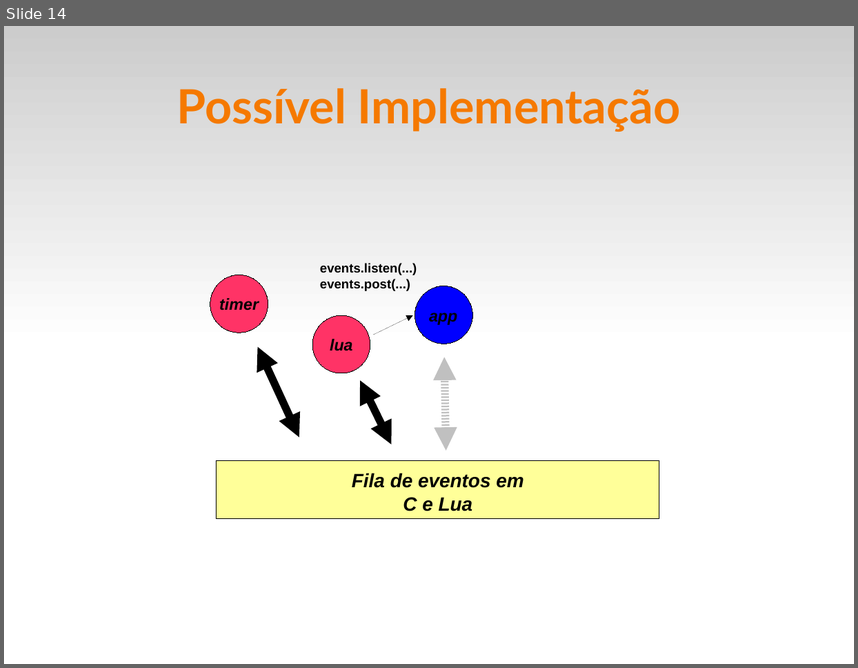
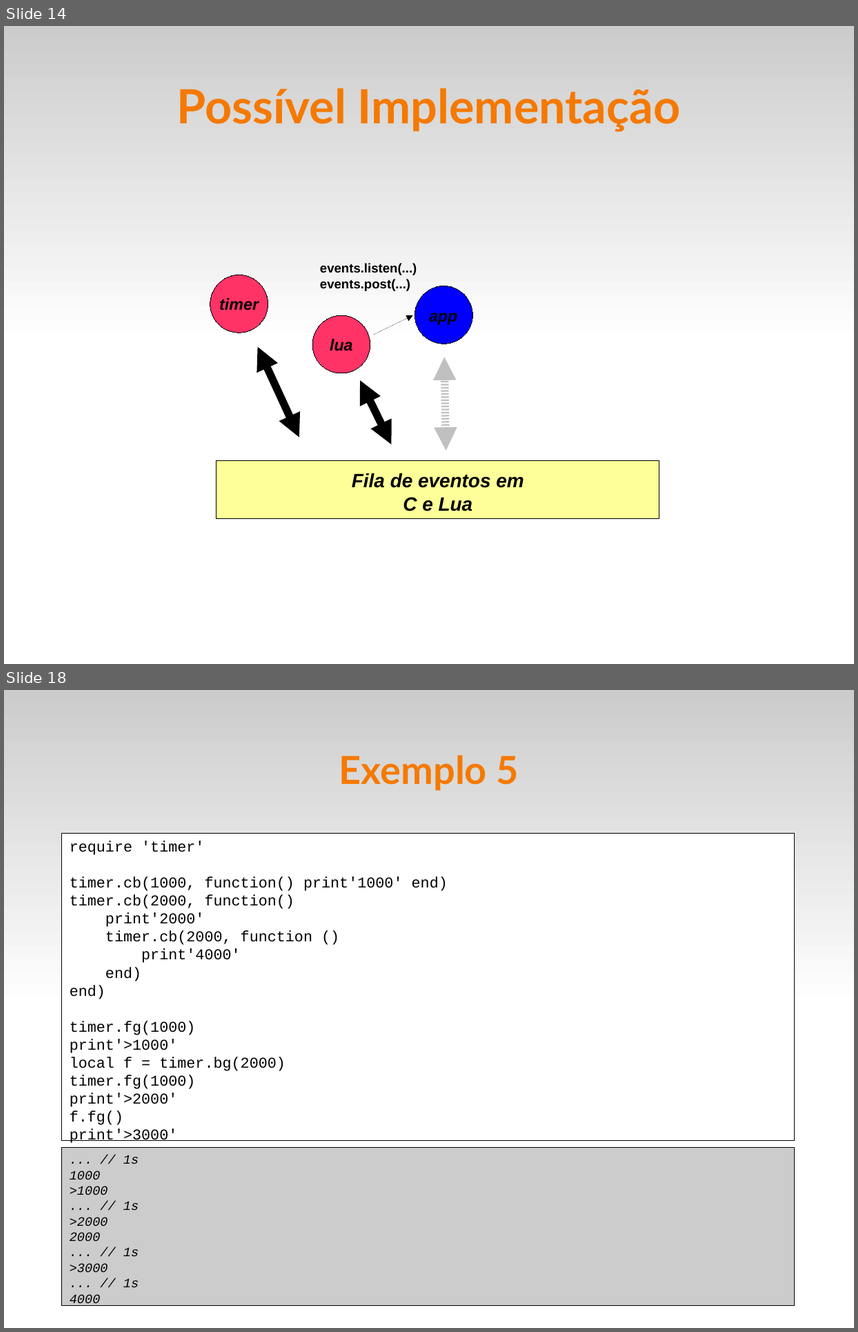
Before and after one commit to fsantanna/events, a slide deck: evt.odp. Shown one above the other, each under a label of ours: slide 14 before the commit, slides 14 and 18 after it; the slides between them are not shown. The pictures are 858x668 and 858x1332 pixels, drawn with LibreOffice and Linux fonts; fonts in the diff are those of the drawing. Boxes give left, top, right and bottom in pixels: in the first picture for what was removed or moved away, otherwise in the second. Text is boxed around its words. In the diff, an @@ line names an element or a change of style, - is before the commit and + after.

```diff
--- a/evt.odp
+++ b/evt.odp
@@ slide 18 added at [4, 690, 854, 1328], background #FFFFFF; not listed: 1 template element that a slide beside it also shows @@
@@ title added at [339, 755, 519, 791], 36 pt, text #F57900, bold @@
+Exemplo 5
@@ rectangle added at [62, 833, 795, 1140], fill #FFFFFF, outline #000000 0 pt, 14 pt, text #000000 @@
+require 'timer'
+timer.cb(1000, function() print'1000' end)
+timer.cb(2000, function()
+print'2000'
+timer.cb(2000, function ()
+print'4000'
+end)
+end)
+timer.fg(1000)
+print'>1000'
+local f = timer.bg(2000)
+timer.fg(1000)
+print'>2000'
+f.fg()
+print'>3000'
@@ rectangle added at [62, 1147, 795, 1305], fill #CCCCCC, outline #000000 0 pt, 12 pt, text #000000, italic @@
+... // 1s
+1000
+>1000
+... // 1s
+>2000
+2000
+... // 1s
+>3000
+... // 1s
+4000
```
Also in this commit, not shown: 3 slides changed, 2 other slides added, 21 slides removed, 4 other files.
